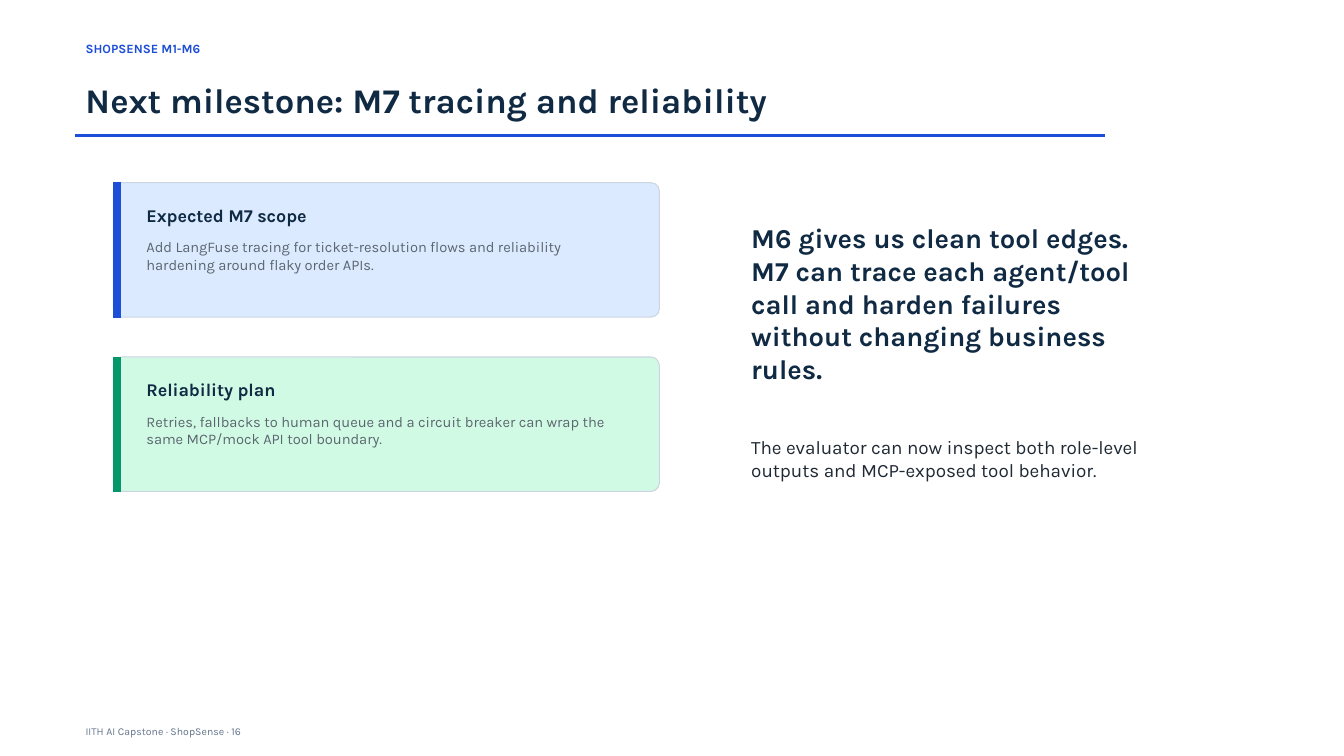
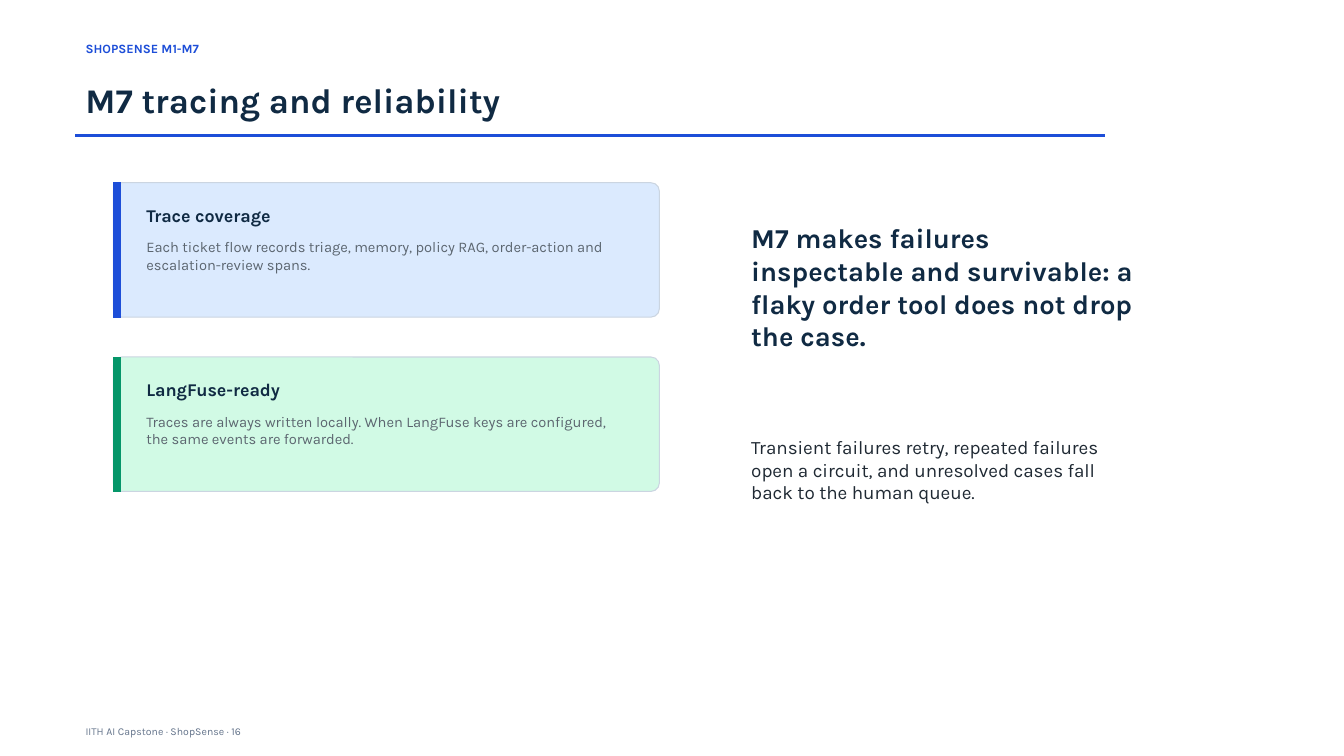
Before and after one commit to abhraj786/iith-ai-capstone-shopsense, a slide deck: slide 16 of docs/deck/iith-ai-capstone-shopsense.pptx. Drawn at 1344x756 pixels with LibreOffice and Linux fonts; fonts in the diff are those of the drawing. Boxes give left, top, right and bottom in pixels: in the first picture for what was removed or moved away, otherwise in the second. Text is boxed around its words. In the diff, an @@ line names an element or a change of style, - is before the commit and + after.

Commit message:
feat: add tracing and tool reliability

```diff
--- a/docs/deck/iith-ai-capstone-shopsense.pptx
+++ b/docs/deck/iith-ai-capstone-shopsense.pptx
@@ text at (x1=86, y1=44, x2=199, y2=53): text changed @@
-SHOPSENSE M1-M6
+SHOPSENSE M1-M7
@@ text at (x1=85, y1=88, x2=500, y2=121): text changed @@
-Next milestone: M7 tracing and reliability
+M7 tracing and reliability
@@ text at (x1=146, y1=210, x2=271, y2=227): text changed @@
-Expected M7 scope
+Trace coverage
@@ text at (x1=751, y1=228, x2=1133, y2=347): text changed @@
-M6 gives us clean tool edges. M7 can trace each agent/tool call and harden failures without changing business rules.
+M7 makes failures inspectable and survivable: a flaky order tool does not drop the case.
@@ text at (x1=146, y1=242, x2=603, y2=274): text changed @@
-Add LangFuse tracing for ticket-resolution flows and reliability hardening around flaky order APIs.
+Each ticket flow records triage, memory, policy RAG, order-action and escalation-review spans.
@@ text at (x1=146, y1=383, x2=279, y2=401): text changed @@
-Reliability plan
+LangFuse-ready
@@ text at (x1=146, y1=417, x2=606, y2=444): text changed @@
-Retries, fallbacks to human queue and a circuit breaker can wrap the same MCP/mock API tool boundary.
+Traces are always written locally. When LangFuse keys are configured, the same events are forwarded.
@@ text at (x1=751, y1=441, x2=1098, y2=504): text changed @@
-The evaluator can now inspect both role-level outputs and MCP-exposed tool behavior.
+Transient failures retry, repeated failures open a circuit, and unresolved cases fall back to the human queue.
```
Also in this commit, not shown: 15 other slides changed, 1 slide added, 11 other files.
